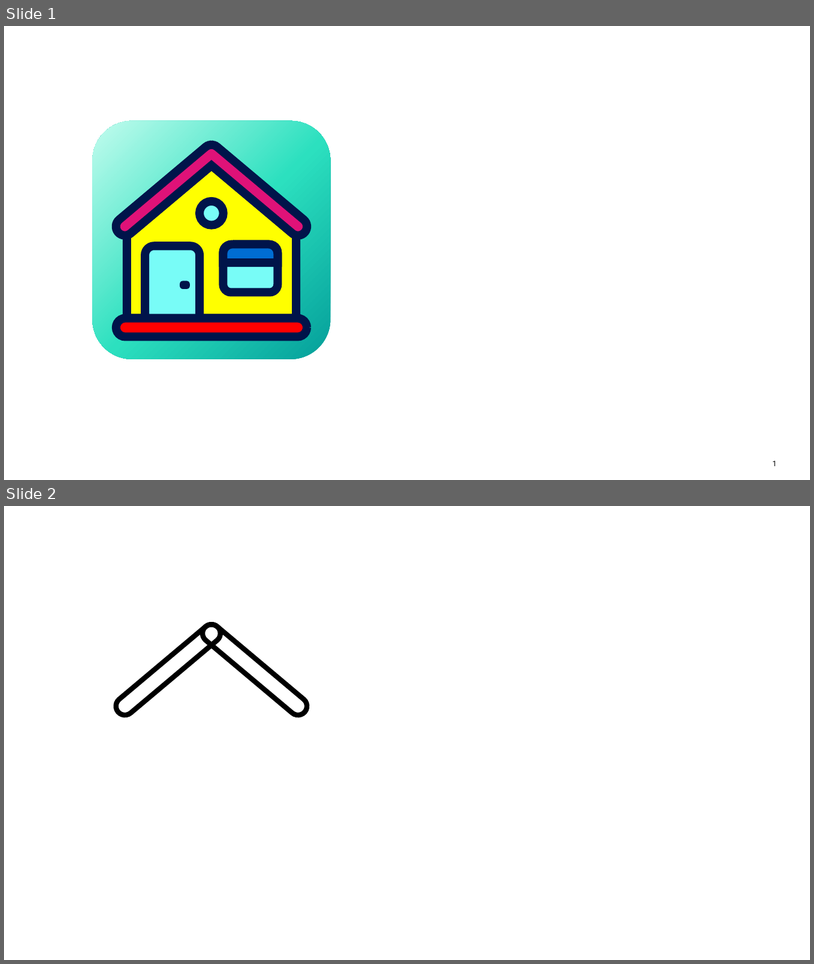
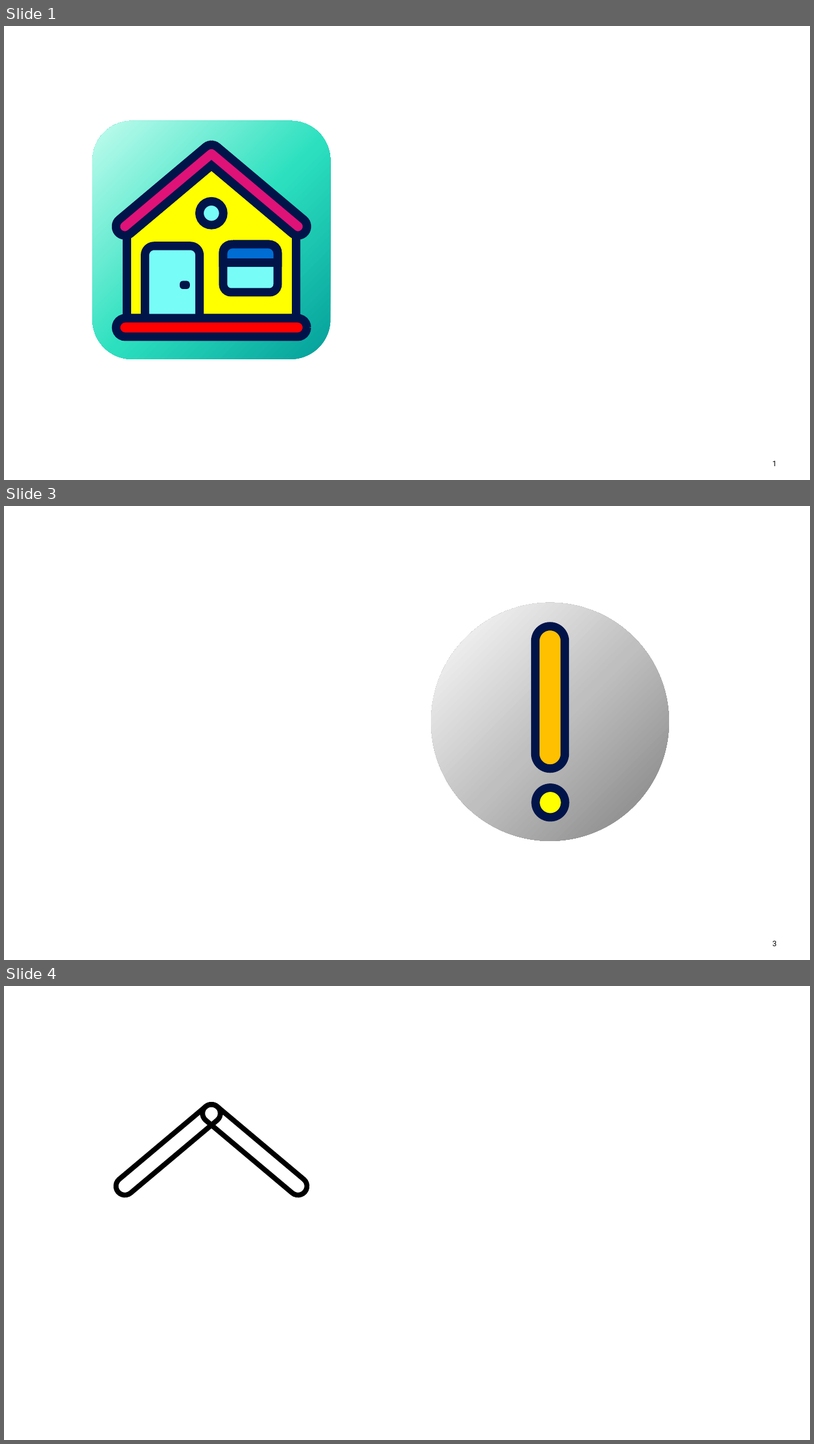
Before and after one commit to cedrik-baedorf/smart-living, a slide deck: src/main/resources/smart/housing/ui/images/iconEditor.pptx. Shown one above the other, each under a label of ours: slides 1 and 2 before the commit, slides 1, 3 and 4 after it; the slides between them are not shown. The pictures are 814x964 and 814x1444 pixels, drawn with LibreOffice and Linux fonts; fonts in the diff are those of the drawing. Boxes give left, top, right and bottom in pixels: in the first picture for what was removed or moved away, otherwise in the second. Text is boxed around its words. In the diff, an @@ line names an element or a change of style, - is before the commit and + after.

```diff
--- a/src/main/resources/smart/housing/ui/images/iconEditor.pptx
+++ b/src/main/resources/smart/housing/ui/images/iconEditor.pptx
@@ slide 3 added at (4,506,810,960), background #FFFFFF; not listed: 1 template element that a slide beside it also shows @@
@@ rounded rectangle added at (431,603,669,841), fill gradient #808080 to #BFBFBF to #FFFFFF @@
@@ rounded rectangle added at (536,626,565,768), fill #FFC000, outline #00144A 10 pt @@
@@ rounded rectangle added at (536,787,566,817), fill #FFFF00, outline #00144A 10 pt @@
@@ what was slide 2 is now slide 4 @@
```
Also in this commit, not shown: 1 other slide added, 14 other files.
